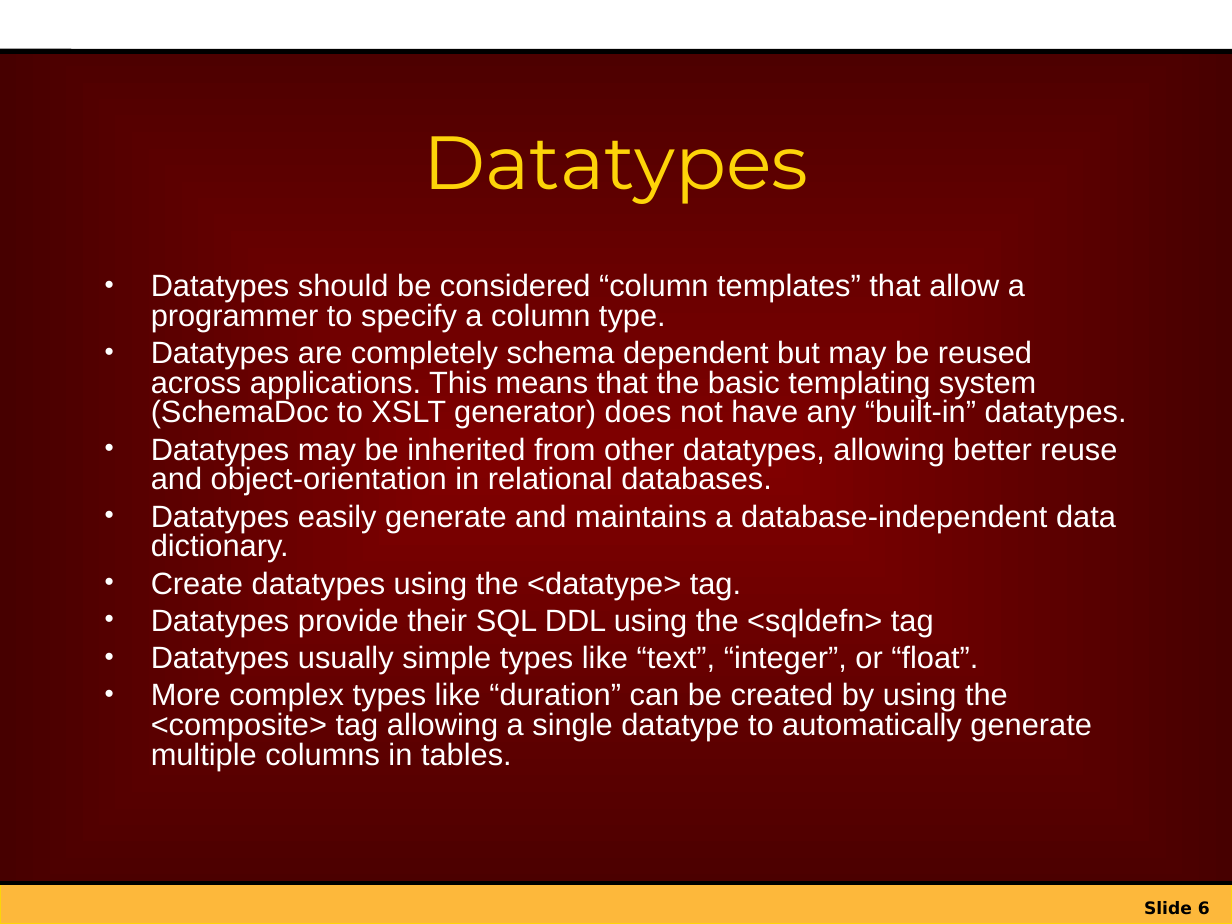
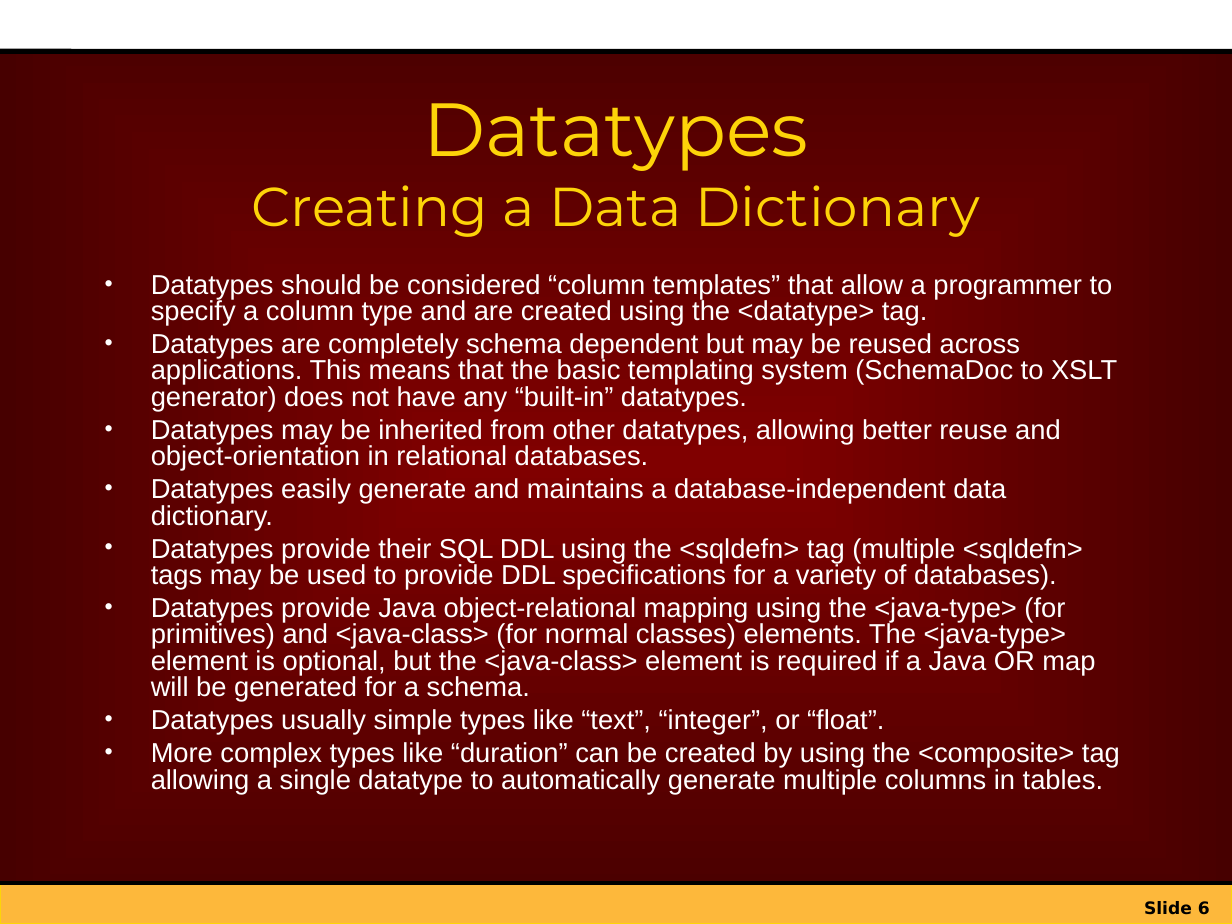
Before and after one commit to netspective/sparx-2001, a slide deck: slide 6 of Framework/web-shared/docs/project/Introduction_to_Sparx_XIF.ppt. Drawn at 1232x924 pixels with LibreOffice and Linux fonts; fonts in the diff are those of the drawing; background and template pictures are left out. Boxes give left, top, right and bottom in pixels: in the first picture for what was removed or moved away, otherwise in the second. Text is boxed around its words. In the diff, an @@ line names an element or a change of style, - is before the commit and + after.

Commit message:
Added some introductory information on the new Java OR mapping features.

```diff
--- a/Framework/web-shared/docs/project/Introduction_to_Sparx_XIF.ppt
+++ b/Framework/web-shared/docs/project/Introduction_to_Sparx_XIF.ppt
@@ title at bbox=[251, 103, 980, 237]: text changed; size 44 to 32 pt @@
-Datatypes
+Datatypes
+Creating a Data Dictionary
@@ text at bbox=[151, 274, 1113, 326]: text changed; size 18 to 16 pt @@
-• Datatypes should be considered “column templates” that allow a programmer to specify a column type.
+• Datatypes should be considered “column templates” that allow a programmer to specify a column type and are created using the <datatype> tag.
@@ text at bbox=[151, 333, 1120, 794]: size 18 to 16 pt in "Datatypes are completely schema dependent but may ...", "Datatypes may be inherited from other datatypes, ...", "Datatypes easily generate and maintains a database-independe ...", "Datatypes usually simple types like “text”, “integer”, ..." and 1 more places @@
@@ text at bbox=[151, 538, 1095, 702]: text changed; size 18 to 16 pt @@
-• Create datatypes using the <datatype> tag.
-• Datatypes provide their SQL DDL using the <sqldefn> tag
+• Datatypes provide their SQL DDL using the <sqldefn> tag (multiple <sqldefn> tags may be used to provide DDL specifications for a variety of databases).
+• Datatypes provide Java object-relational mapping using the <java-type> (for primitives) and <java-class> (for normal classes) elements. The <java-type> element is optional, but the <java-class> element is required if a Java OR map will be generated for a schema.
```
Also in this commit, not shown: 6 other slides changed, 6 slides added.
